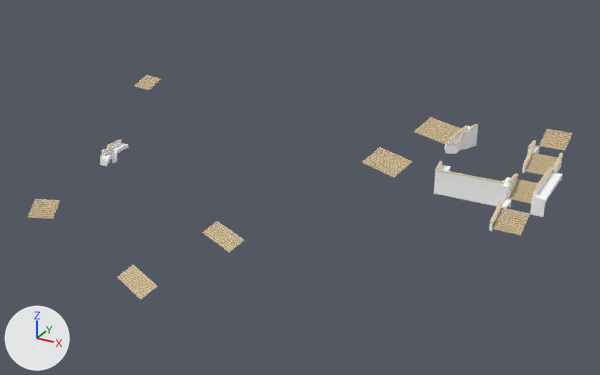
One commit to the glTF model games/yorimichi/assets/belmonte/meshes/SM_BM_BC_Works_1_2.glb: the scene before it, then after it.
Rendered twice from a camera (50 mm lens) standing at (22.8, -173.0, 50.1) and looking at (-41.9, -55.4, -8.7). The lights are fixed; the arrows at lower left show +X, +Y and +Z. The first picture is the older version. Vertices at exactly the same position are counted once.

In view in the first picture: 'SM_BM_BC_Works_1_2'.
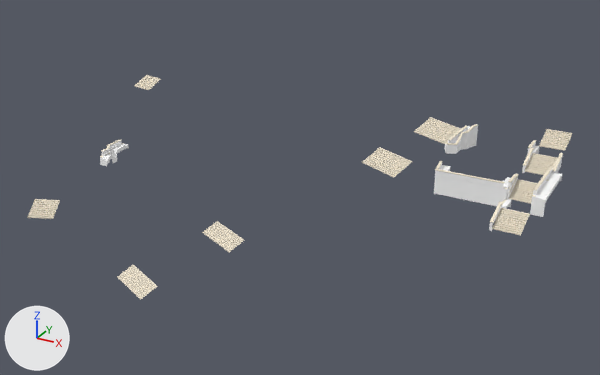
Location of each change, [x1, y1, x2, y2] in pixels of the pictures (600 x 375 px):
part 1 of me_sm_bc_works_1_2, recoloured
    both: [27, 75, 572, 300]

The change, as a diff of the scene's bpy script:
```diff
--- a/games/yorimichi/assets/belmonte/meshes/SM_BM_BC_Works_1_2.glb.py
+++ b/games/yorimichi/assets/belmonte/meshes/SM_BM_BC_Works_1_2.glb.py
@@ me_sm_bc_works_1_2 @@
 me_sm_bc_works_1_2.from_pydata(...)  # 3527 vertices, 4883 faces; spans x -99.1..-0.4, y -91.9..-26.2, z -14.2..-0.3
 # used by ob_sm_bm_bc_works_1_2; location = (0.0, 0.0, 0.0)
+# me_sm_bc_works_1_2 part 1: 3935 faces centred in x -98.6..-1.6, y -91.6..-26.4, z -14.1..-0.3 are repainted in the vertex colours; the middle colour goes from beige #d5c19d to pale yellow #ece2ce
 me_sm_bc_works_1_2.materials.append(mat_bm_000_m_ashlar_006)
```
